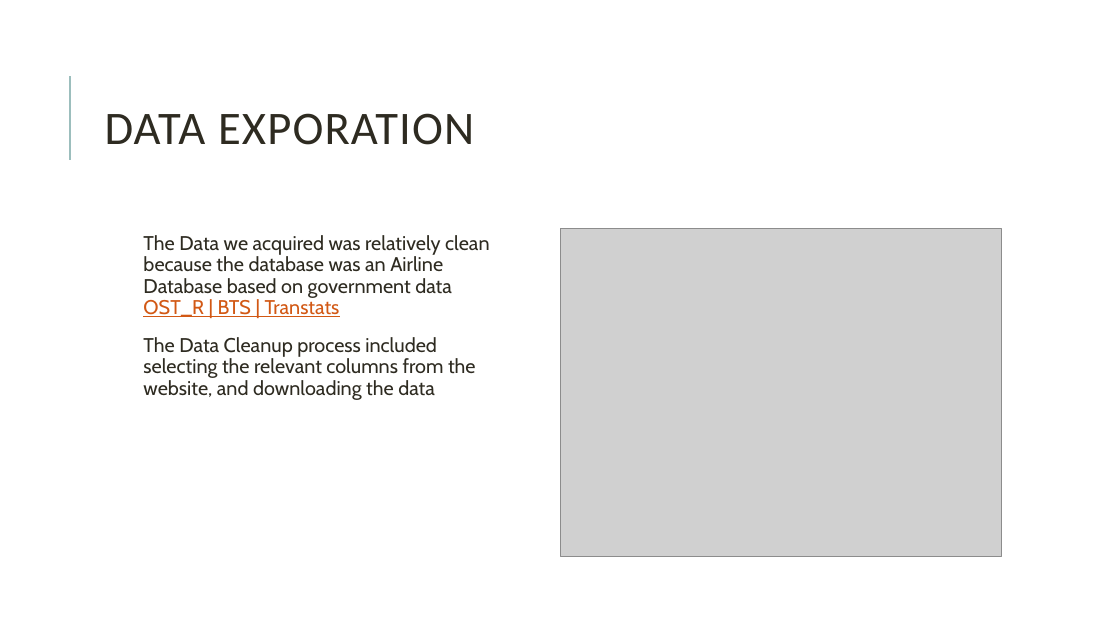
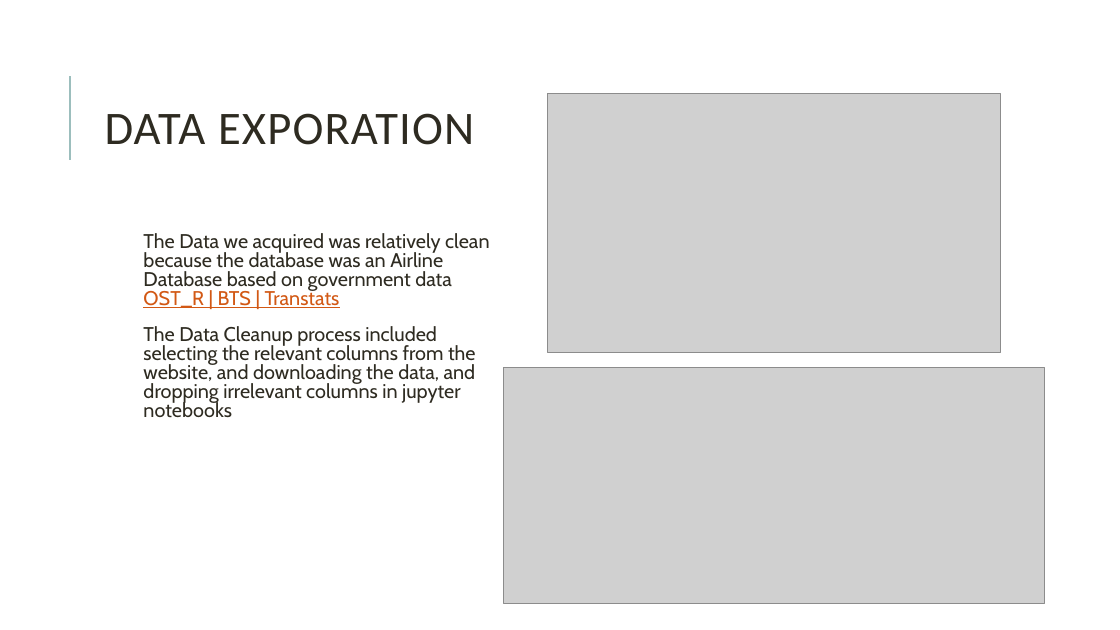
Before and after one commit to davew306/Project_Airline, a slide deck: slide 4 of Project Delta Airlines Presentation.pptx. Drawn at 1120x630 pixels with LibreOffice and Linux fonts; fonts in the diff are those of the drawing; grey boxes stand for pictures. Boxes give left, top, right and bottom in pixels: in the first picture for what was removed or moved away, otherwise in the second. Text is boxed around its words. In the diff, an @@ line names an element or a change of style, - is before the commit and + after.

```diff
--- a/Project Delta Airlines Presentation.pptx
+++ b/Project Delta Airlines Presentation.pptx
@@ picture: place and size @@
-picture at (560, 229, 1002, 557)
+picture at (548, 93, 1000, 352)
@@ text at (143, 233, 489, 308): line spacing 0.9 to 0.8 @@
@@ text at (143, 326, 476, 418): text changed @@
-  The Data Cleanup process included selecting the relevant columns from the website, and downloading the data
+  The Data Cleanup process included selecting the relevant columns from the website, and downloading the data, and dropping irrelevant columns in jupyter notebooks
@@ picture added at (503, 368, 1045, 603) @@
```
Also in this commit, not shown: 2 other slides changed.
